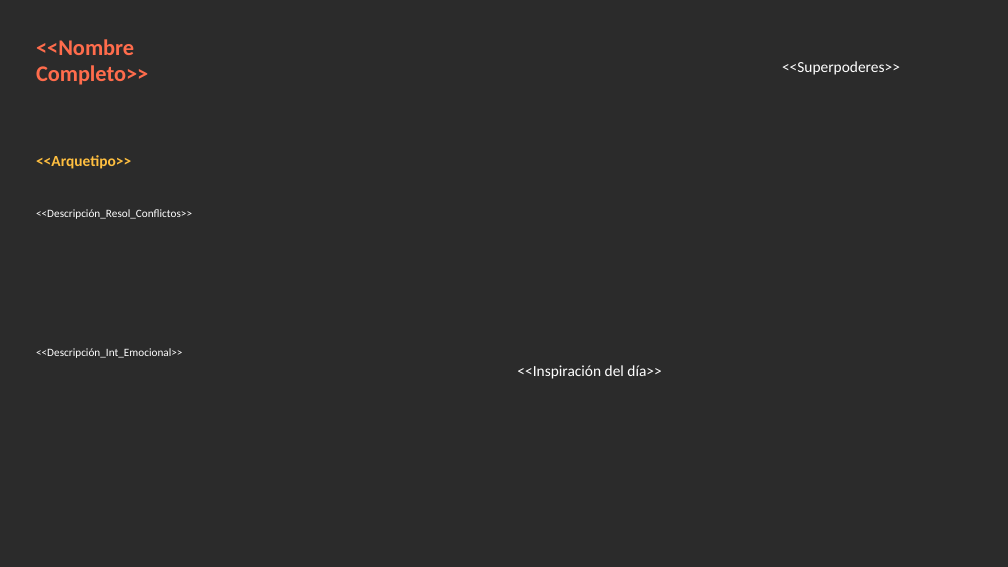
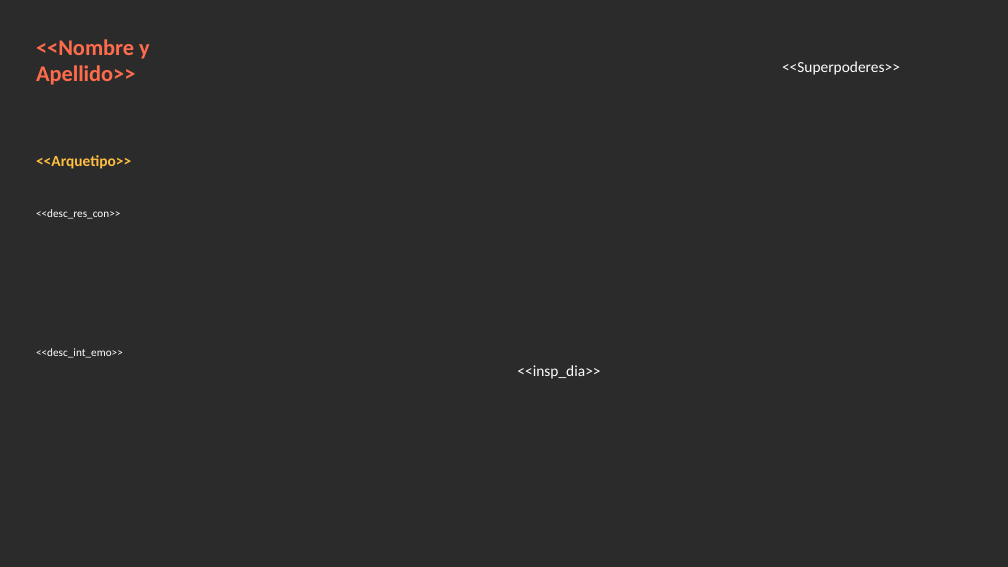
Before and after one commit to gero-educacion/reportgen, a slide deck: slide 1 of assets/template_mi_identidad.pptx. Drawn at 1008x567 pixels with LibreOffice and Linux fonts; fonts in the diff are those of the drawing; background and template pictures are left out; a plain dark background stands for a picture behind light text. Boxes give left, top, right and bottom in pixels: in the first picture for what was removed or moved away, otherwise in the second. Text is boxed around its words. In the diff, an @@ line names an element or a change of style, - is before the commit and + after.

```diff
--- a/assets/template_mi_identidad.pptx
+++ b/assets/template_mi_identidad.pptx
@@ text at <box>36,39,150,85</box>: text changed @@
-<<Nombre Completo>>
+<<Nombre y Apellido>>
@@ text at <box>36,209,120,219</box>: text changed @@
-<<Descripción_Resol_Conflictos>>
+<<desc_res_con>>
@@ text at <box>36,348,123,358</box>: text changed @@
-<<Descripción_Int_Emocional>>
+<<desc_int_emo>>
@@ text at <box>517,365,600,379</box>: text changed @@
-<<Inspiración del día>>
+<<insp_dia>>
```
Also in this commit, not shown: 6 other files.
